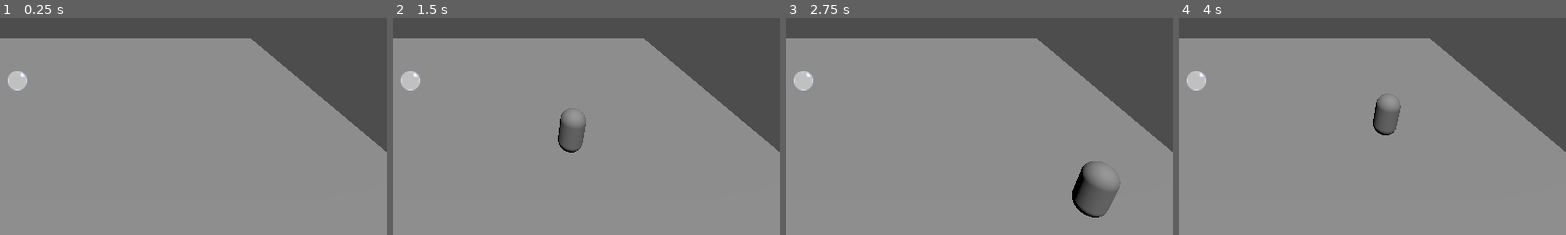
Above: before the commit, frames 1-4 (left to right).
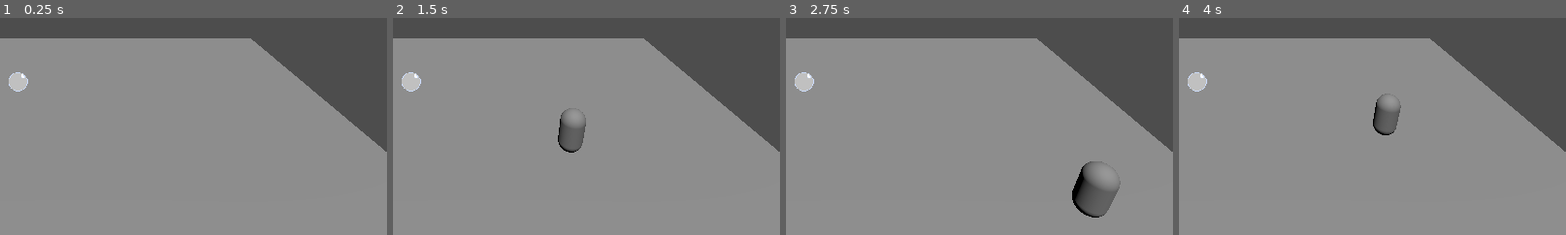
Above: after the commit, the same moments.

Repository: electrp/ggj25
Game: Godot game, scene res://node_3d.tscn
Two runs of this game, one before a commit and one after it. Both use one fixed random seed, a clock stepped at 60 frames per second and the inputs below.
Inputs:
- Up to frame 1 (0.25 s): no input
- Up to frame 2 (1.5 s): tap Enter (ui_accept) at 0.5, 0.77 s; hold Right (ui_right) 0.53-1.28 s; hold Down (ui_down) from 1.28 s (still down)
- Up to frame 3 (2.75 s): tap Enter (ui_accept) at 1.52 s; release Down (ui_down) at 2.03 s; hold Right (ui_right) from 2.03 s (still down)
- Up to frame 4 (4 s): release Right (ui_right) at 2.78 s; hold Up (ui_up) 2.78-3.53 s; tap Enter (ui_accept) at 3.02, 3.77 s; hold Left (ui_left) from 3.53 s (still down)
The pictures show only the part of the screen within x 37-87%, y 43-92%; the shares and areas given below are measured in that part.

The runs differ from the first frame. In frame 1, 0.1% of the frame differs, in the area x 2-8%, y 24-34%; in frame 2, 0.1%; in frame 3, 0.1%; in frame 4, 0.1%.

Commit message:
Fan + linear bubble texture

Diff:
--- /dev/null
+++ b/ggj25/Fan.tscn
@@ -0,0 +1,11 @@
+[gd_scene load_steps=2 format=3 uid="uid://divgqk0d2lwlt"]
+
+[sub_resource type="BoxShape3D" id="BoxShape3D_1un2f"]
+
+[node name="Fan" type="Node3D"]
+transform = Transform3D(1, 0, 0, 0, 1, 0, 0, 0, 1, -0.0206329, -0.021315, 0.0230906)
+
+[node name="Area3D" type="Area3D" parent="."]
+
+[node name="CollisionShape3D" type="CollisionShape3D" parent="Area3D"]
+shape = SubResource("BoxShape3D_1un2f")
--- a/ggj25/bubble.tscn
+++ b/ggj25/bubble.tscn
@@ -26,10 +26,10 @@
 [sub_resource type="SphereShape3D" id="SphereShape3D_cghdm"]
 
 [node name="Bubble" type="Node3D"]
+transform = Transform3D(1, 0, 0, 0, 1, 0, 0, 0, 1, -0.0181284, 1.78814e-07, 0.00431776)
 script = SubResource("GDScript_75yce")
 
 [node name="RigidBody3D" type="RigidBody3D" parent="."]
-transform = Transform3D(1, 0, 0, 0, 1, 0, 0, 0, 1, -0.0282093, 0.059762, -0.0133008)
 disable_mode = 2
 collision_layer = 2
 gravity_scale = 0.0
@@ -43,6 +43,7 @@
 [node name="Sprite3D" type="Sprite3D" parent="RigidBody3D"]
 transform = Transform3D(3, 0, 0, 0, 3, 0, 0, 0, 3, 0, 0, 0)
 billboard = 1
+texture_filter = 0
 texture = ExtResource("1_3g3et")
 
 [connection signal="body_entered" from="RigidBody3D" to="." method="_on_rigid_body_3d_body_entered"]
